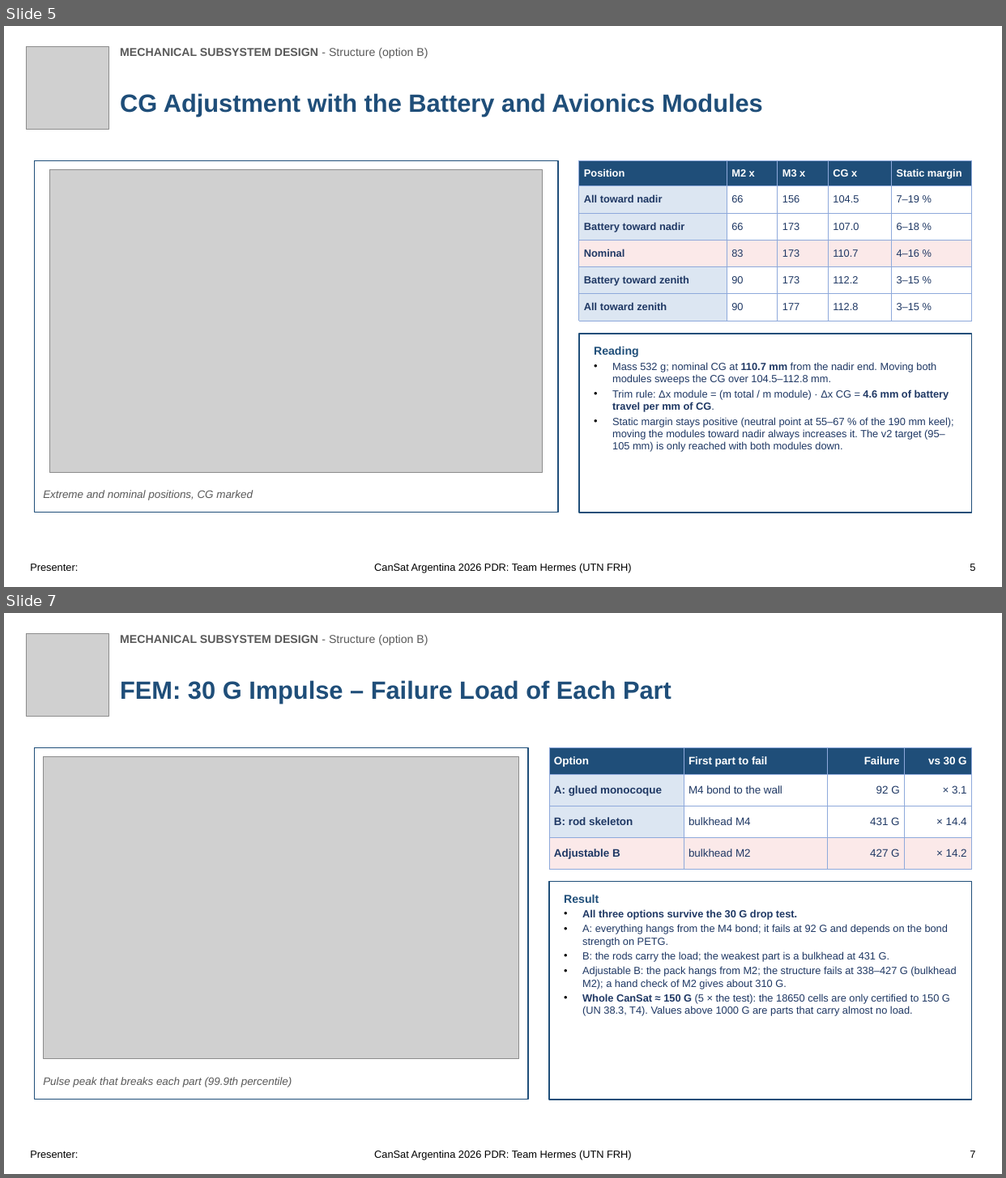
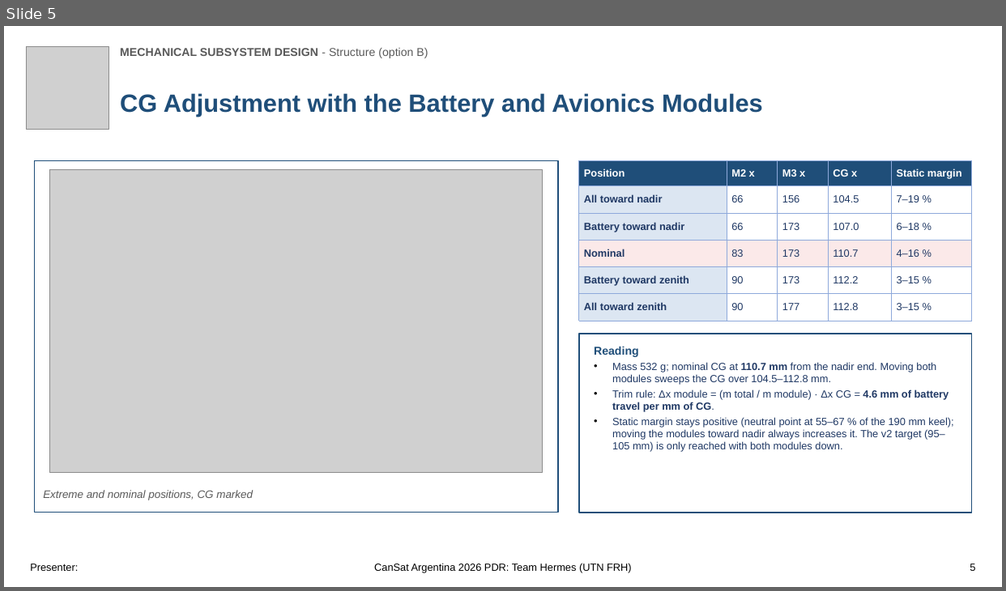
Before and after one commit to Caetano18/proyecto, a slide deck: cansat_pdr/laminas_plantilla/CanSat_PDR_Hermes_estructura_B.pptx. Shown one above the other, each under a label of ours: slides 5 and 7 before the commit, slide 5 after it; the slides between them are not shown. The pictures are 1006x1178 and 1006x591 pixels, drawn with LibreOffice and Linux fonts; fonts in the diff are those of the drawing; grey boxes stand for pictures; background and template pictures are left out. Boxes give left, top, right and bottom in pixels: in the first picture for what was removed or moved away, otherwise in the second. Text is boxed around its words. In the diff, an @@ line names an element or a change of style, - is before the commit and + after.

```diff
--- a/cansat_pdr/laminas_plantilla/CanSat_PDR_Hermes_estructura_B.pptx
+++ b/cansat_pdr/laminas_plantilla/CanSat_PDR_Hermes_estructura_B.pptx
@@ slide 7 removed at bbox=[4, 613, 1002, 1174], background picture (left out) @@
@@ picture removed at bbox=[27, 634, 108, 717] @@
@@ text removed at bbox=[120, 635, 428, 645] @@
-MECHANICAL SUBSYSTEM DESIGN - Structure (option B)
@@ text removed at bbox=[120, 680, 671, 704] @@
-FEM: 30 G Impulse – Failure Load of Each Part
@@ rectangle removed at bbox=[34, 747, 528, 1100] @@
@@ picture removed at bbox=[43, 757, 519, 1059] @@
@@ table removed at bbox=[549, 747, 973, 869], 4 rows, 4 columns @@
-Option | First part to fail | Failure | vs 30 G
-A: glued monocoque | M4 bond to the wall | 92 G | × 3.1
-B: rod skeleton | bulkhead M4 | 431 G | × 14.4
-Adjustable B | bulkhead M2 | 427 G | × 14.2
@@ rectangle removed at bbox=[549, 882, 972, 1100] @@
-Result
-• All three options survive the 30 G drop test.
-• A: everything hangs from the M4 bond; it fails at 92 G and depends on the bond strength on PETG.
-• B: the rods carry the load; the weakest part is a bulkhead at 431 G.
-• Adjustable B: the pack hangs from M2; the structure fails at 338–427 G (bulkhead M2); a hand check of M2 gives about 310 G.
-• Whole CanSat ≈ 150 G (5 × the test): the 18650 cells are only certified to 150 G (UN 38.3, T4). Values above 1000 G are parts that carry almost no load.
@@ text removed at bbox=[43, 1077, 292, 1088] @@
-Pulse peak that breaks each part (99.9th percentile)
@@ text removed at bbox=[30, 1151, 78, 1158] @@
-Presenter:
@@ text removed at bbox=[374, 1150, 632, 1161] @@
-CanSat Argentina 2026 PDR: Team Hermes (UTN FRH)
@@ text removed at bbox=[970, 1151, 975, 1158] @@
-7
```
Also in this commit, not shown: 2 slides changed, 2 other slides removed, 6 other files.
